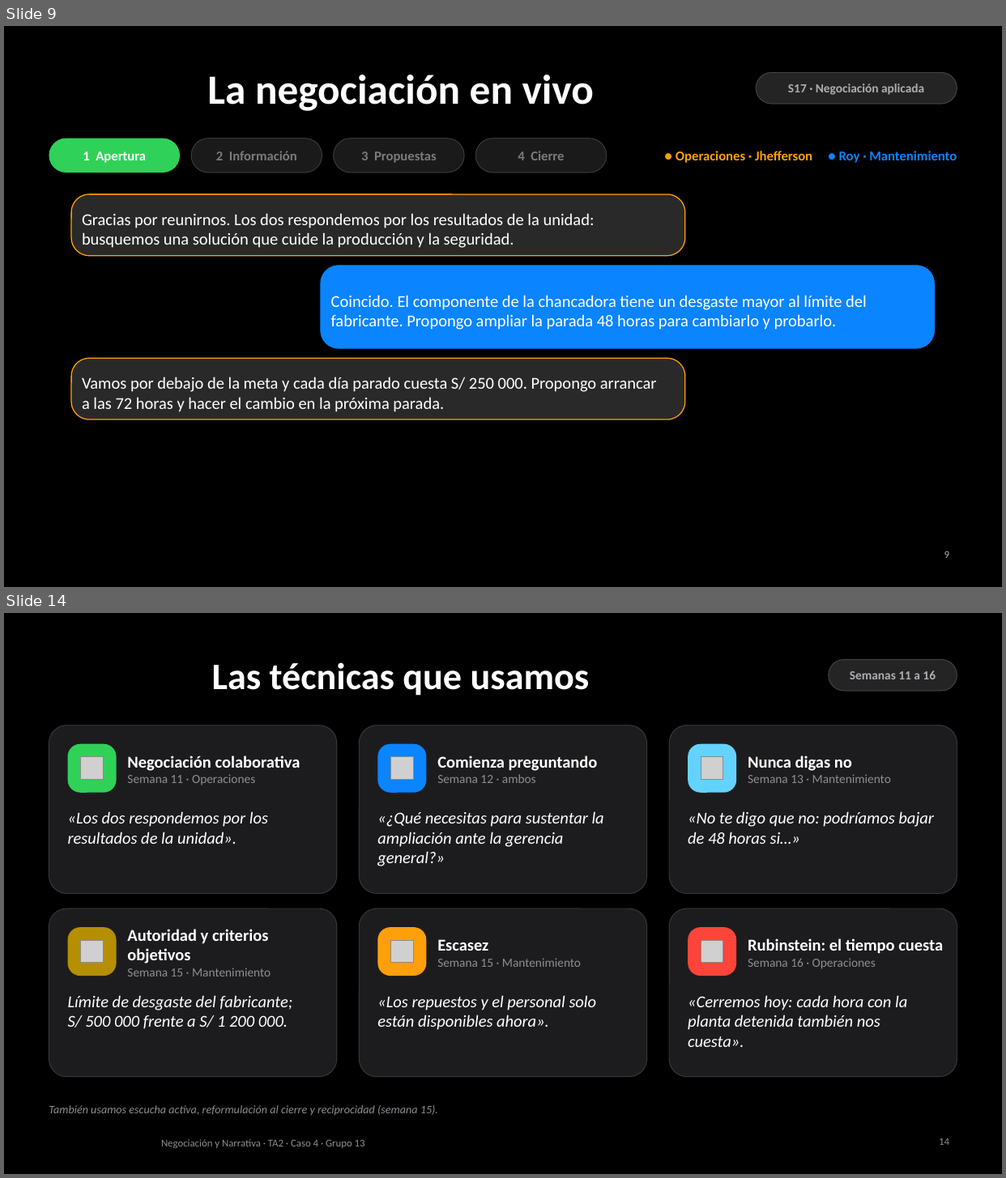
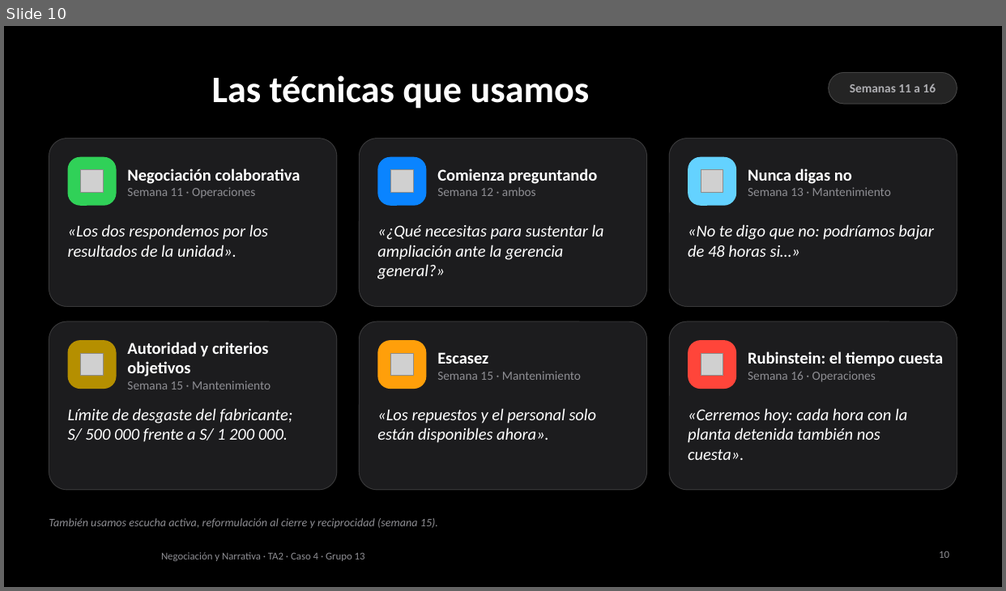
Before and after one commit to AnnthoQ/nnta2, a slide deck: respaldo/TA2_Caso4_respaldo.pptx. Shown one above the other, each under a label of ours: slides 9 and 14 before the commit, slide 10 after it; the slides between them are not shown. The pictures are 1006x1178 and 1006x591 pixels, drawn with LibreOffice and Linux fonts; fonts in the diff are those of the drawing; grey boxes stand for pictures; background and template pictures are left out. Boxes give left, top, right and bottom in pixels: in the first picture for what was removed or moved away, otherwise in the second. Text is boxed around its words. In the diff, an @@ line names an element or a change of style, - is before the commit and + after.

```diff
--- a/respaldo/TA2_Caso4_respaldo.pptx
+++ b/respaldo/TA2_Caso4_respaldo.pptx
@@ slide 9 removed at [4,26,1002,587], background #000000 @@
@@ rounded rectangle removed at [756,72,957,104] @@
@@ title removed at [207,75,594,111] @@
-La negociación en vivo
@@ text removed at [788,84,924,95] @@
-S17 · Negociación aplicada
@@ rounded rectangle removed at [49,139,180,173] @@
@@ rounded rectangle removed at [191,139,322,173] @@
@@ rounded rectangle removed at [334,139,464,173] @@
@@ rounded rectangle removed at [475,139,607,173] @@
@@ text removed at [83,152,146,163] @@
-1 Apertura
@@ text removed at [216,151,297,160] @@
-2 Información
@@ text removed at [361,152,437,163] @@
-3 Propuestas
@@ text removed at [518,151,564,160] @@
-4 Cierre
@@ text removed at [675,151,957,163] @@
-● Operaciones · Jhefferson ● Roy · Mantenimiento
@@ rounded rectangle removed at [71,194,685,256] @@
-Gracias por reunirnos. Los dos respondemos por los resultados de la unidad: busquemos una solución que cuide la producción y la seguridad.
@@ rounded rectangle removed at [321,266,935,348] @@
-Coincido. El componente de la chancadora tiene un desgaste mayor al límite del fabricante. Propongo ampliar la parada 48 horas para cambiarlo y probarlo.
@@ rounded rectangle removed at [71,358,685,420] @@
-Vamos por debajo de la meta y cada día parado cuesta S/ 250 000. Propongo arrancar a las 72 horas y hacer el cambio en la próxima parada.
@@ page number removed at [944,551,949,558] @@
-9
@@ what was slide 14 is now slide 10 @@
@@ page number at [939,552,949,558]: text changed @@
-14
+10
```
Also in this commit, not shown: 2 slides changed, 3 other slides removed, 6 other files.
